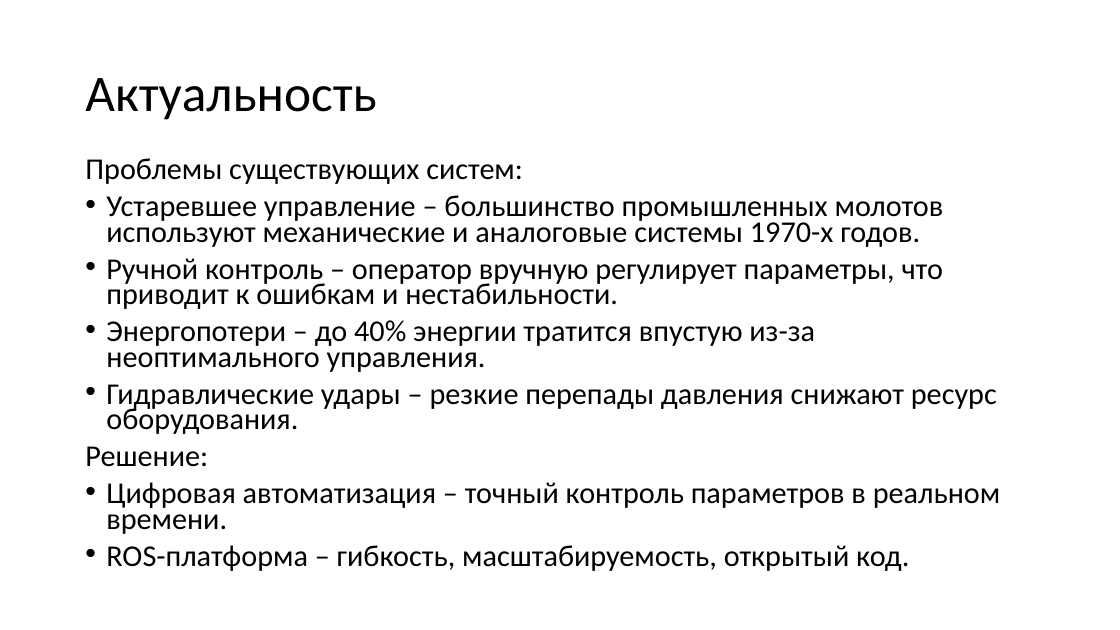
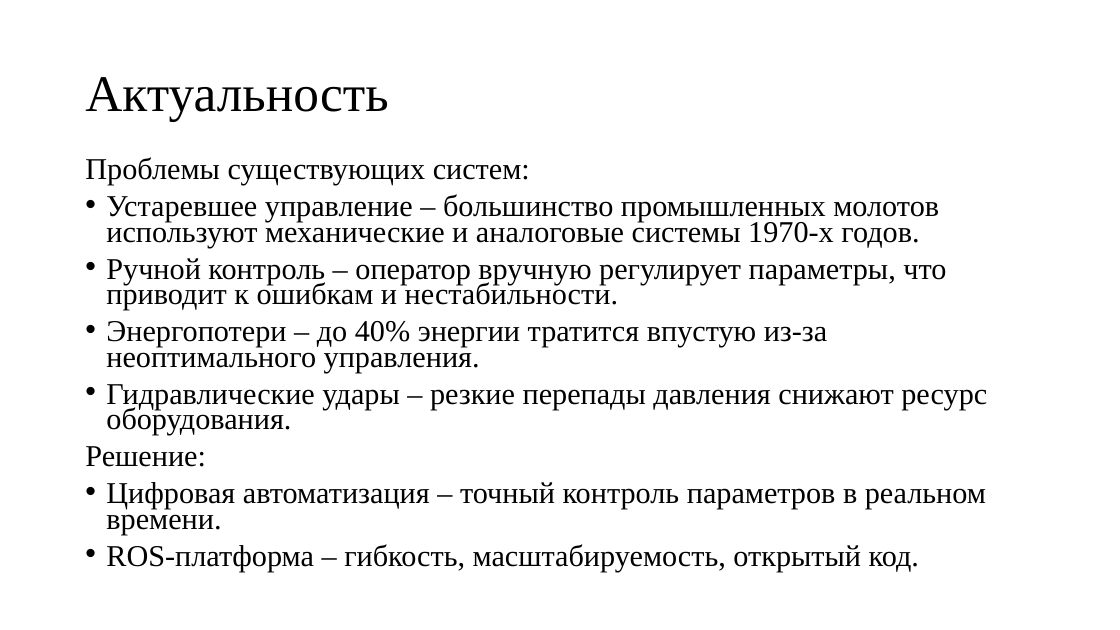
Before and after one commit to KeroDeep/Education, a slide deck: slide 3 of Novosibirsk_State_University/Курсовая работа/Презентация.pptx. Drawn at 1120x630 pixels with LibreOffice and Linux fonts; fonts in the diff are those of the drawing. Boxes give left, top, right and bottom in pixels: in the first picture for what was removed or moved away, otherwise in the second. Text is boxed around its words. In the diff, an @@ line names an element or a change of style, - is before the commit and + after.

```diff
--- a/Novosibirsk_State_University/Курсовая работа/Презентация.pptx
+++ b/Novosibirsk_State_University/Курсовая работа/Презентация.pptx
@@ title "Актуальность" at (85,77,388,121): font Calibri to Times New Roman @@
@@ text "Проблемы существующих систем:" at (85,157,987,571): font Calibri to Times New Roman @@
```
Also in this commit, not shown: 10 other slides changed, 15 other files.
